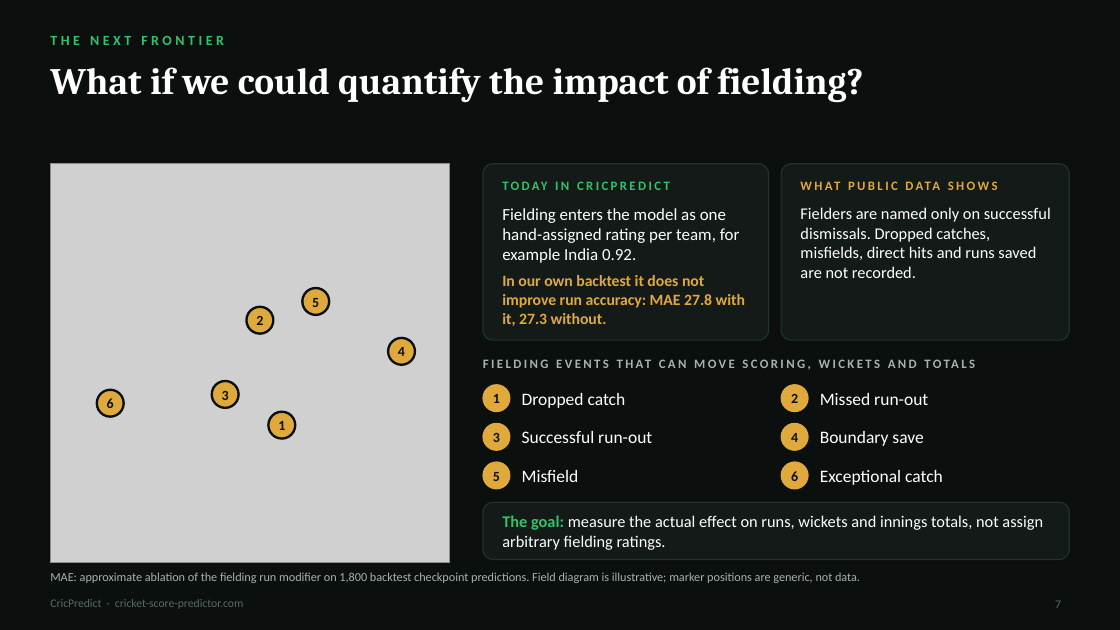
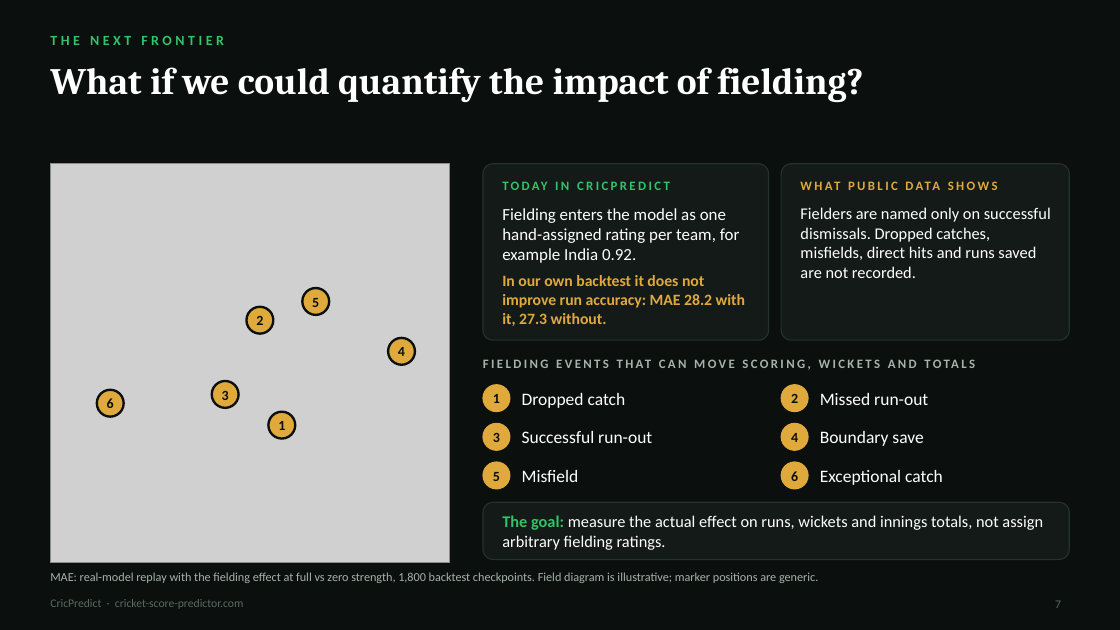
Before and after one commit to econsmaestro/cricket-score-predictor, a slide deck: slide 7 of presentation/CricPredict_Cricketviz.pptx. Drawn at 1120x630 pixels with LibreOffice and Linux fonts; fonts in the diff are those of the drawing; grey boxes stand for pictures. Boxes give left, top, right and bottom in pixels: in the first picture for what was removed or moved away, otherwise in the second. Text is boxed around its words. In the diff, an @@ line names an element or a change of style, - is before the commit and + after.

```diff
--- a/presentation/CricPredict_Cricketviz.pptx
+++ b/presentation/CricPredict_Cricketviz.pptx
@@ text at (502, 275, 745, 326): text changed @@
-In our own backtest it does not improve run accuracy: MAE 27.8 with it, 27.3 without.
+In our own backtest it does not improve run accuracy: MAE 28.2 with it, 27.3 without.
@@ text at (50, 572, 818, 583): text changed @@
-MAE: approximate ablation of the fielding run modifier on 1,800 backtest checkpoint predictions. Field diagram is illustrative; marker positions are generic, not data.
+MAE: real-model replay with the fielding effect at full vs zero strength, 1,800 backtest checkpoints. Field diagram is illustrative; marker positions are generic.
```
Also in this commit, not shown: 2 other slides changed, 2 other files.
